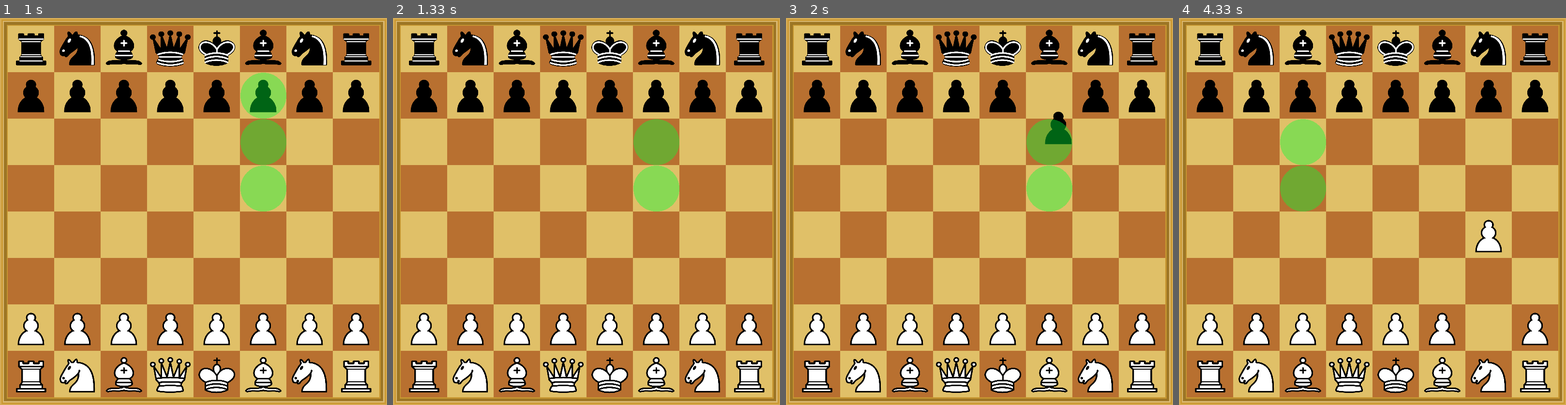
Above: before the commit, frames 1-4 (left to right).
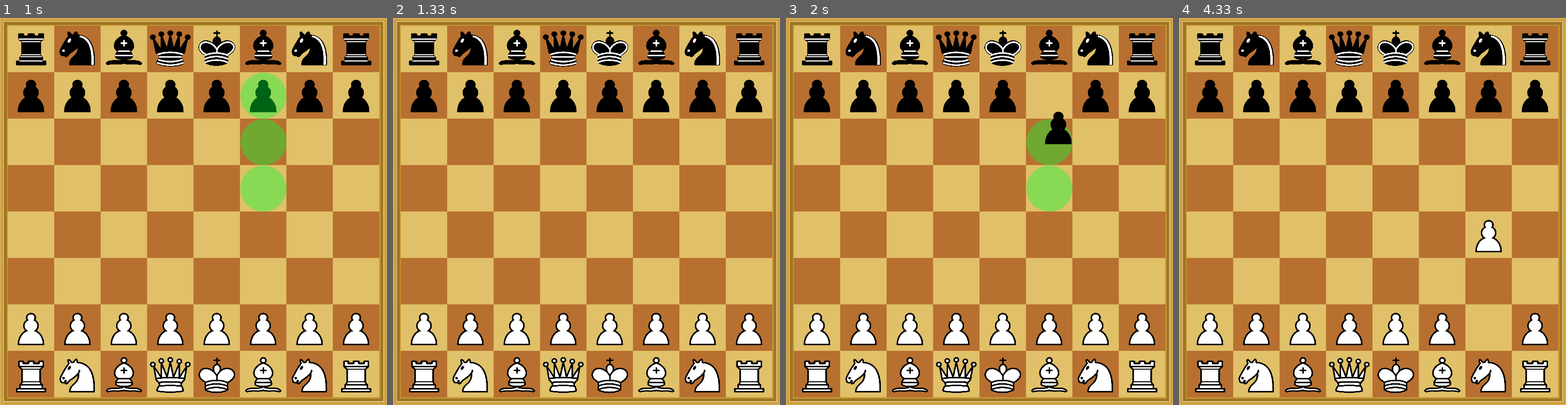
Above: after the commit, the same moments.

Repository: Asi4nn/Pygame-Chess
Game: pygame game, started from main.py
Two runs of this game, one before a commit and one after it. Both use one fixed random seed, a clock stepped at 60 frames per second and the inputs below.
Inputs (mouse positions are in pixels of both pictures, inside the frame that each line leads up to):
- Up to frame 1 (1 s): press the mouse at (193, 238) at 0.37 s; move the mouse to (147, 226) at 0.47 s; release the mouse at (100, 215) at 0.6 s; click (251, 76) at 0.72 s
- Up to frame 2 (1.33 s): press the mouse at (644, 76) at 1.03 s; move the mouse to (543, 137) at 1.13 s; release the mouse at (447, 199) at 1.27 s
- Up to frame 3 (2 s): click (960, 312) at 1.42 s; press the mouse at (1037, 76) at 1.87 s; move the mouse to (1056, 126) at 1.97 s
- Up to frame 4 (4.33 s): release the mouse at (1473, 176) at 2.1 s; click (1507, 312) at 2.25 s; click (1507, 288) at 2.55 s; click (1457, 118) at 2.92 s; press the mouse at (1507, 288) at 3.37 s; move the mouse to (1492, 269) at 3.47 s; release the mouse at (1476, 254) at 3.6 s; click (1310, 87) at 3.72 s; press the mouse at (1310, 87) at 4.03 s; move the mouse to (1295, 95) at 4.13 s; release the mouse at (1279, 110) at 4.27 s

Frame 1 is identical in both runs. In frame 2, 2.2% of the frame differs, in the area x 62-74%, y 26-50%; in frame 3, 0.3%; in frame 4, 2.2%.

Commit message:
All pieces move properly

Diff:
--- a/main.py
+++ b/main.py
@@ -19,7 +19,6 @@
 circle = pygame.image.load("circle.png")
 circle = pygame.transform.scale(circle, (96, 96)).convert_alpha()
 circle.fill((255, 255, 255, 100), None, pygame.BLEND_RGBA_MULT)
-
 
 squares = {} # square names matched to their cords
 occupied = {}
@@ -124,20 +123,23 @@
     return col + row
 
 
-def drawWindow(window, piece_list):
+def drawWindow(screen, piece_list):
     global board, pieces
 
     # draw the board
     board = pygame.transform.scale(board, (WIDTH, HEIGHT))
     screen.blit(board, (0,0))
 
+
     # draw pieces
+    lifted = None
     for piece in piece_list:
-        piece.draw(screen, circle)
-
-    if selected_piece != None:
-        for sq in selected_piece.legal_moves(piece_list, occupied):
-            screen.blit(circle, squares[sq])
+        if piece != selected_piece:
+            piece.draw(screen, circle, piece_list, occupied)
+        else:
+            lifted = piece
+    if lifted != None: # draw lifted piece last so that it is at the front
+        lifted.draw(screen, circle, piece_list, occupied)
 
     pygame.display.update()
 
@@ -175,6 +177,7 @@
                     if occupied[sq] != None:
                         selected_piece = occupied[sq]
                         selected_piece.state = 'Lifted'
+                        selected_piece.cords = (pos[0] - 48, pos[1] - 48)
                     else:
                         selected_piece = None
 
@@ -188,7 +191,7 @@
                 elif sq in selected_piece.legal_moves(piece_list, occupied): # check for drag to move
                     selected_piece.move(sq, piece_list, occupied)
                     selected_piece = None
-                elif selected_piece.state == 'Lifted':
+                elif selected_piece.state == 'Lifted': # unselected if illegal move
                     selected_piece.state = 'Down'
             elif selected_piece != None:
                 selected_piece.state = 'Down'
--- a/pieces.py
+++ b/pieces.py
@@ -3,7 +3,11 @@
 import pygame
 pygame.init()
 
+pygame.display.set_mode((800, 800))
+
 pieces = pygame.image.load("Pieces.png") # spritesheet of all pieces
+check_square = pygame.image.load("checked.png")
+check_square = pygame.transform.scale(check_square, (96, 96)).convert_alpha()
 
 # square names matched to their cords
 squares = {}
@@ -26,13 +30,17 @@
         self.cords = (0, 0)
 
 
-    def draw(self, screen, outline):
+    def draw(self, screen, outline, piece_list, occupied):
         if self.state == 'Down':
             screen.blit(self.image, squares[self.position])
         elif self.state == 'Selected':
             screen.blit(self.image, squares[self.position])
             screen.blit(outline, squares[self.position])
-        else:
+            for sq in self.legal_moves(piece_list, occupied):
+                screen.blit(outline, squares[sq])
+        elif self.state == 'Lifted':
+            for sq in self.legal_moves(piece_list, occupied):
+                screen.blit(outline, squares[sq])
             screen.blit(self.image, self.cords)
 
 
@@ -452,12 +460,25 @@
 
         legal += self.legal_castle(piece_list, occupied)
 
-        return legal
+        next_checker = []
+        for sq in legal:
+            original = self.position
+            self.position = sq
+            occupied[original] = None
+            new = occupied[sq]
+            occupied[sq] = self
+            if not self.in_check(piece_list, occupied):
+                next_checker.append(sq)
+            self.position = original
+            occupied[original] = self
+            occupied[sq] = new
+
+        return next_checker
 
 
     def legal_castle(self, piece_list, occupied):
         legal = []
-        if self.has_moved == False:
+        if self.has_moved == False and self.in_check(piece_list, occupied) == False:
             if str(type(occupied['a' + self.position[1]])) == "<class 'pieces.Rook'>" and occupied['a' + self.position[1]].has_moved == False: # queenside
                 valid = True # check the squares between the rook and king
                 for col in ['d', 'c', 'b']:
@@ -518,3 +539,29 @@
         occupied[self.position] = self
         self.state = 'Down'
         self.update_squares_around()
+
+
+    def in_check(self, piece_list, occupied):
+        '''
+        Returns whether the king is in check or not
+        '''
+        for piece in piece_list:
+            if piece.colour != self.colour and str(type(piece)) != "<class 'pieces.King'>" and self.position in piece.legal_moves(piece_list, occupied):
+                return True
+        return False
+
+
+    def draw(self, screen, outline, piece_list, occupied):
+        if self.in_check(piece_list, occupied):
+            screen.blit(check_square, squares[self.position])
+        if self.state == 'Down':
+            screen.blit(self.image, squares[self.position])
+        elif self.state == 'Selected':
+            screen.blit(self.image, squares[self.position])
+            screen.blit(outline, squares[self.position])
+            for sq in self.legal_moves(piece_list, occupied):
+                screen.blit(outline, squares[sq])
+        elif self.state == 'Lifted':
+            for sq in self.legal_moves(piece_list, occupied):
+                screen.blit(outline, squares[sq])
+            screen.blit(self.image, self.cords)
Binary file added: checked.png
